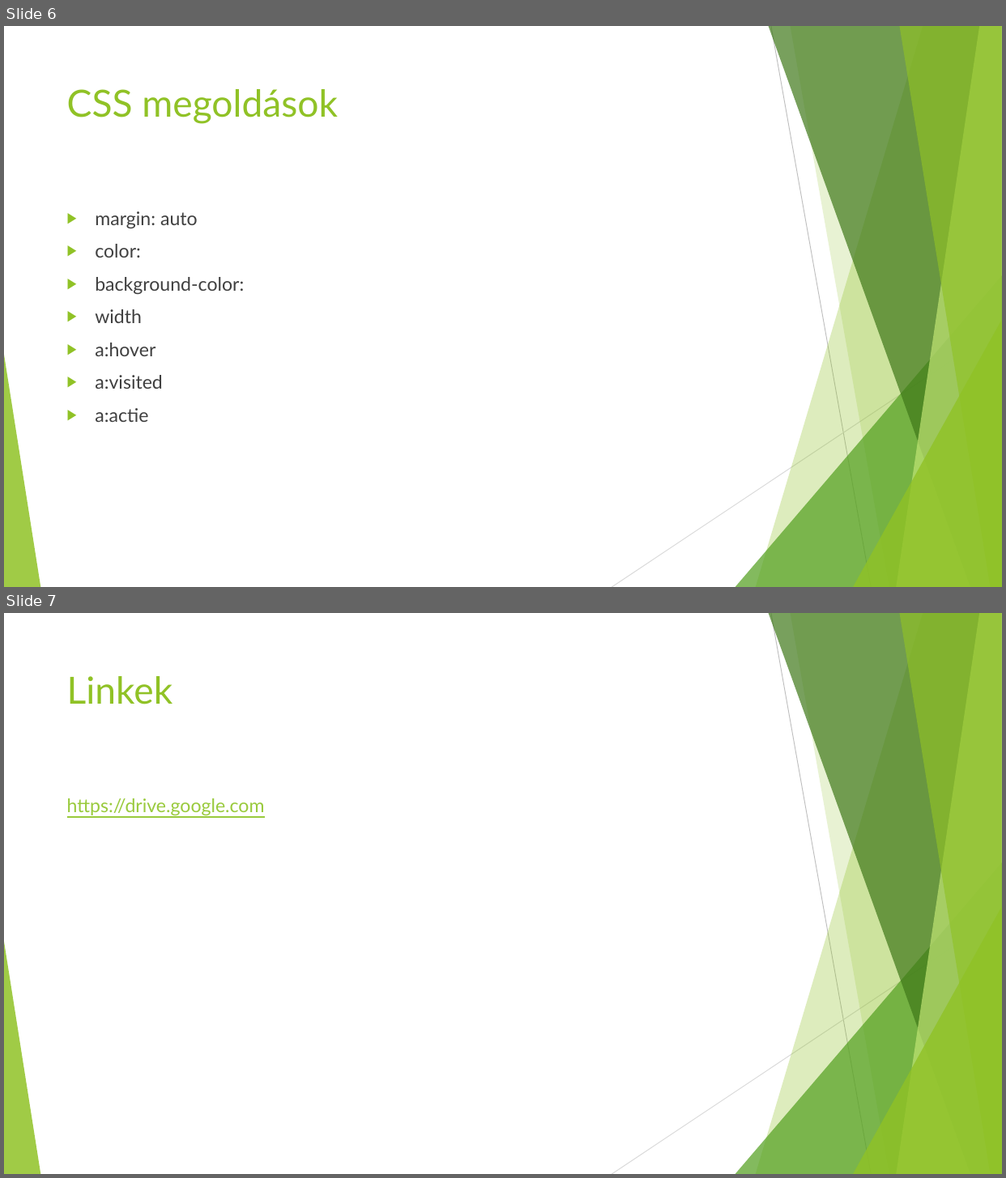
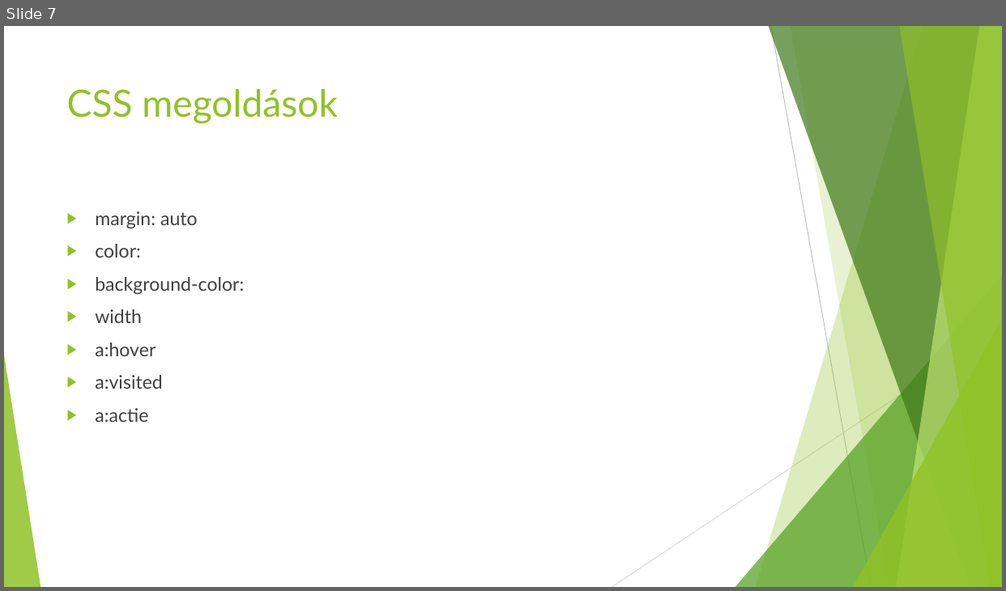
Before and after one commit to Csipi456/IKT.haziallatok, a slide deck: 1. Projekt/Új Microsoft PowerPoint-bemutató.pptx. Shown one above the other, each under a label of ours: slides 6 and 7 before the commit, slide 7 after it. The pictures are 1006x1178 and 1006x591 pixels, drawn with LibreOffice and Linux fonts; fonts in the diff are those of the drawing. Boxes give left, top, right and bottom in pixels: in the first picture for what was removed or moved away, otherwise in the second. Text is boxed around its words. In the diff, an @@ line names an element or a change of style, - is before the commit and + after.

```diff
--- a/1. Projekt/Új Microsoft PowerPoint-bemutató.pptx
+++ b/1. Projekt/Új Microsoft PowerPoint-bemutató.pptx
@@ slide 7 removed at (4, 613, 1002, 1174), background #FFFFFF; not listed: 10 template elements that a slide beside it also shows @@
@@ title removed at (67, 676, 173, 705) @@
-Linkek
@@ text removed at (67, 798, 265, 815) @@
-https://drive.google.com
@@ what was slide 6 is now slide 7 @@
```
Also in this commit, not shown: 2 slides added, 4 other files.
